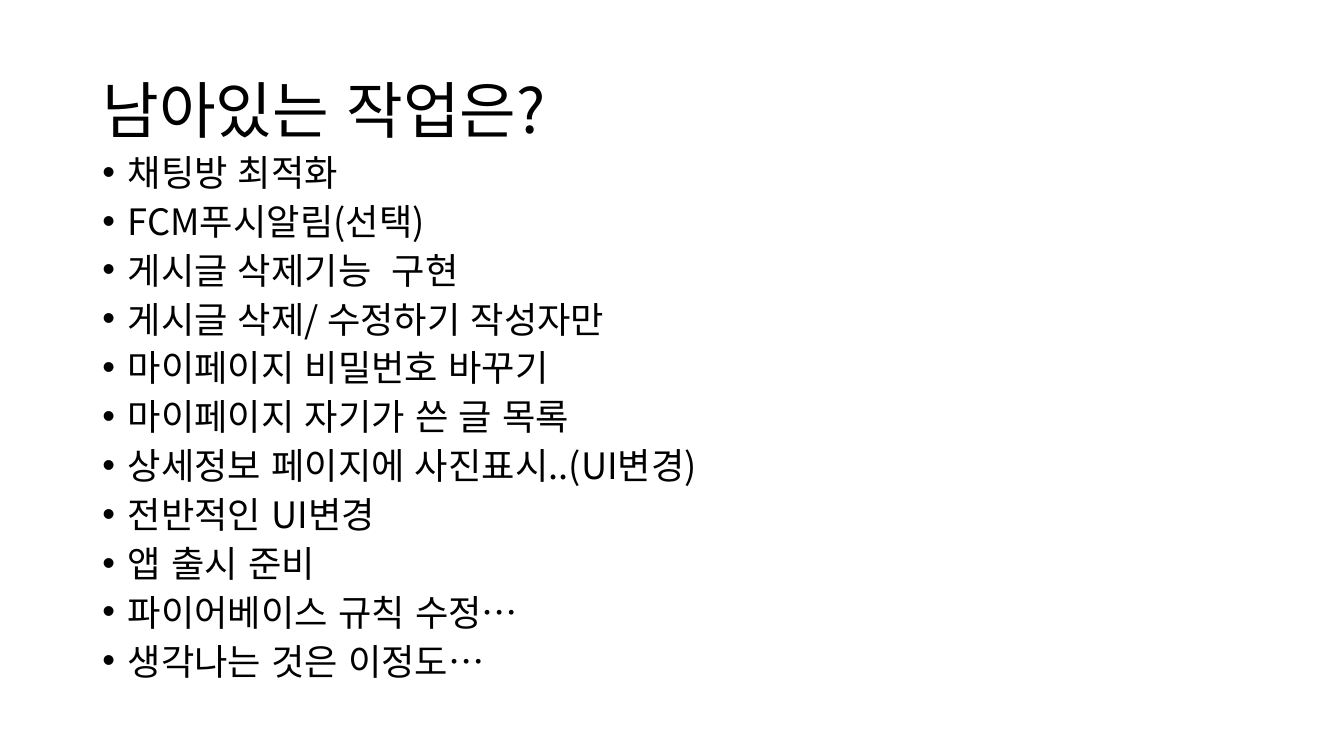
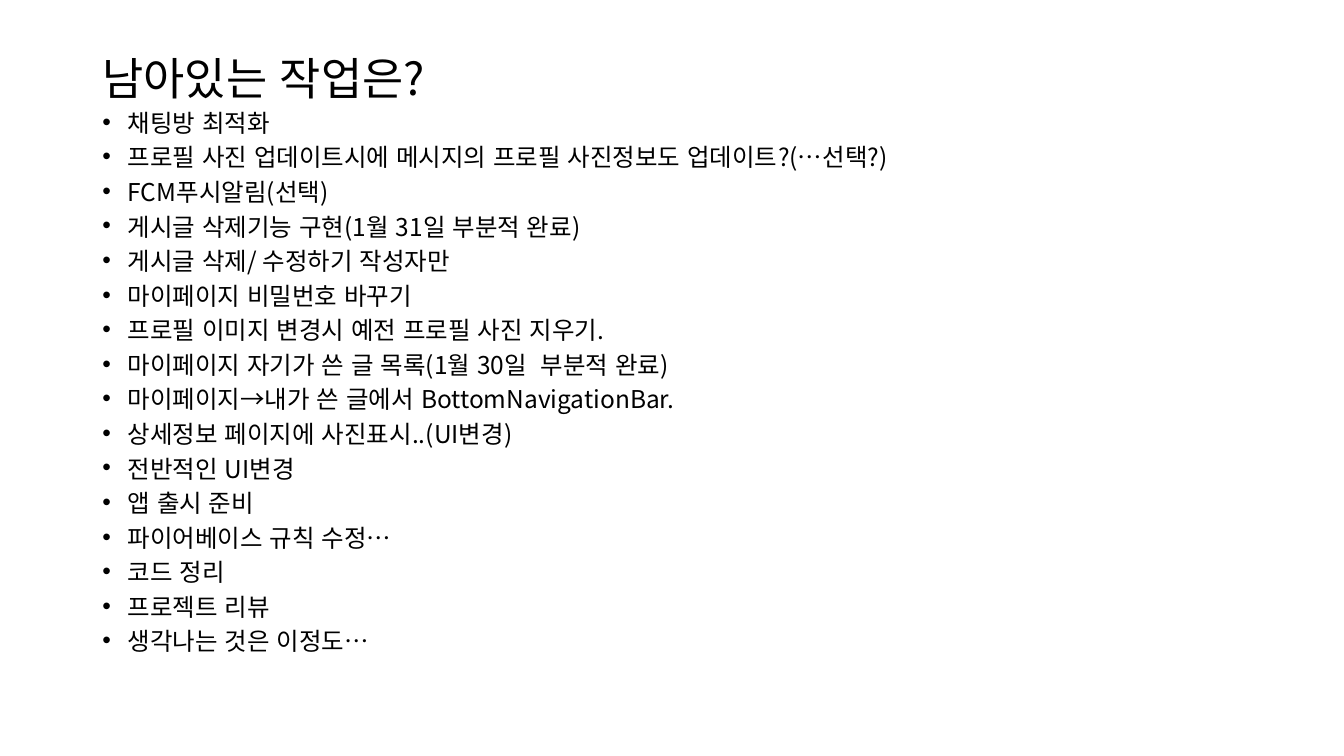
Before and after one commit to jonbee0427/Link2021, a slide deck: slide 2 of 일정/02_02.pptx. Drawn at 1344x756 pixels with LibreOffice and Linux fonts; fonts in the diff are those of the drawing. Boxes give left, top, right and bottom in pixels: in the first picture for what was removed or moved away, otherwise in the second. Text is boxed around its words. In the diff, an @@ line names an element or a change of style, - is before the commit and + after.

```diff
--- a/일정/02_02.pptx
+++ b/일정/02_02.pptx
@@ title "남아있는 작업은?": place and size @@
-title "남아있는 작업은?" at [102,82,546,138]
+title "남아있는 작업은?" at [102,58,425,99]
@@ title "남아있는 작업은?" at [102,58,425,99]: size 44 to 32 pt @@
@@ text "채팅방 최적화": place and size @@
-text "채팅방 최적화" at [128,156,697,678]
+text "채팅방 최적화" at [128,111,887,652]
@@ text at [128,111,513,652]: size 25.9 to 17.5 pt in "채팅방 최적화", "FCM푸시알림(선택)", "게시글 삭제/ 수정하기 작성자만", "마이페이지 비밀번호 바꾸기" and 5 more places; line spacing 0.8 to 0.7 @@
@@ text at [128,145,887,171]: paragraph added @@
+• 프로필 사진 업데이트시에 메시지의 프로필 사진정보도 업데이트?(…선택?)
@@ text at [128,215,581,241]: text changed; size 25.9 to 17.5 pt @@
-• 게시글 삭제기능 구현
+• 게시글 삭제기능 구현(1월 31일 부분적 완료)
@@ text at [128,318,675,414]: text changed; size 25.9 to 17.5 pt @@
-• 마이페이지 자기가 쓴 글 목록
+• 프로필 이미지 변경시 예전 프로필 사진 지우기.
+• 마이페이지 자기가 쓴 글 목록(1월 30일 부분적 완료)
+• 마이페이지→내가 쓴 글에서 BottomNavigationBar.
@@ text at [128,560,270,618]: paragraphs added @@
+• 코드 정리
+• 프로젝트 리뷰
```
Also in this commit, not shown: 2 slides added, 4 other files.
